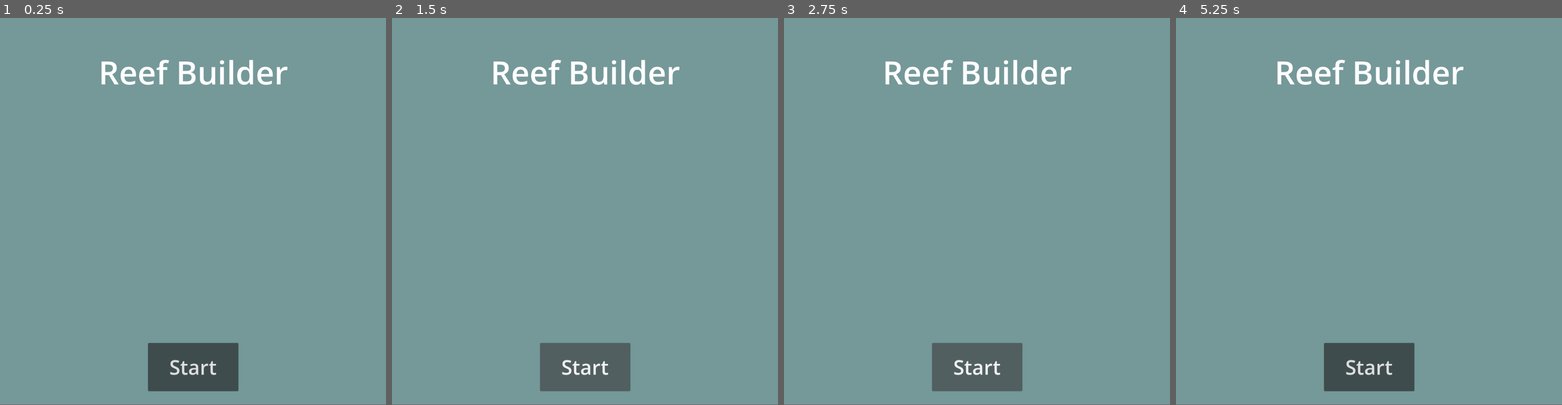
Above: before the commit, frames 1-4 (left to right).
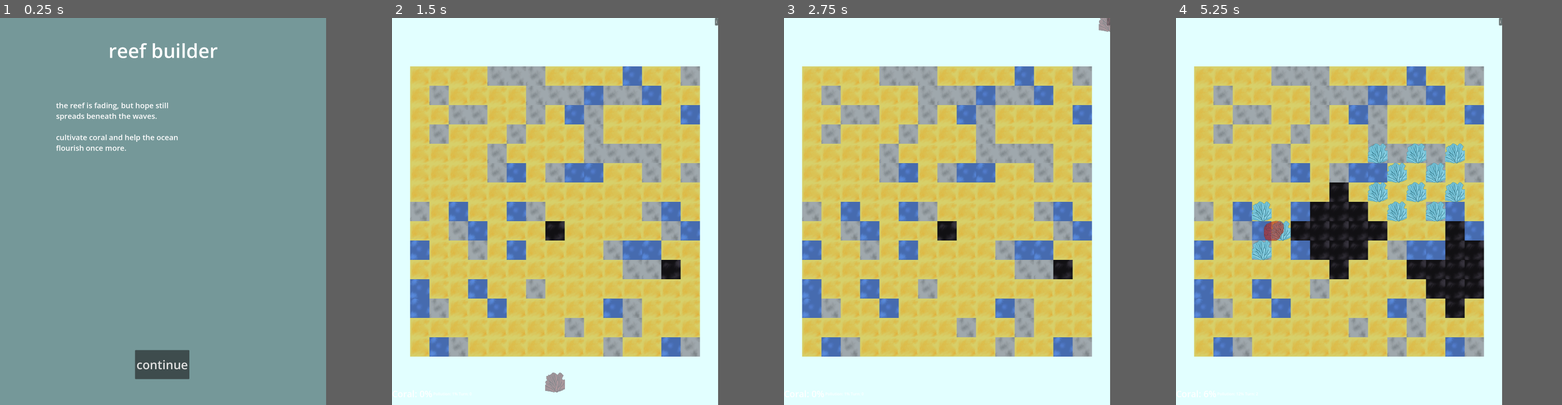
Above: after the commit, the same moments.

Repository: tjhind/reef-builder
Game: Godot game, scene res://scenes/screens/intro_screen.tscn
The game is run twice, just before and just after one commit, with the same random seed, the same clock (stepped at 60 frames per second) and the same inputs.
Inputs (mouse positions are in pixels of both pictures, inside the frame that each line leads up to):
- Up to frame 1 (0.25 s): no input
- Up to frame 2 (1.5 s): click "Start" (after the commit: "continue") at 0.5 s; click "Start" (after the commit: "start") at 1.25 s
- Up to frame 3 (2.75 s): click "Start" (after the commit: "i") at 2 s
- Up to frame 4 (5.25 s): click "Start" (after the commit: "i") at 2.75 s; click "Start" (after the commit: "i") at 3.5 s; tap Enter at 4.25 s; move the mouse to (1453, 192) at 4.27 s; click (1453, 192) at 4.42 s; tap Space at 5 s; move the mouse to (1291, 230) at 5.02 s; click (1291, 230) at 5.17 s
In our replay, the window is 799x799 before the commit and 675x800 after it. These sizes can differ from the game's own. Grey fills any space a smaller window leaves; there, only what the larger window draws over its background counts as a difference.

The runs differ from the first frame. In frame 1, 4.8% of the frame differs, in the area x 14-75%, y 6-97%; in frame 2, 83%; in frame 3, 83%; in frame 4, 83%, in the area x 0-85%, y 0-100%.

Commit message:
basic game loop and screens

Diff:
--- /dev/null
+++ b/game_data.gd
@@ -0,0 +1,4 @@
+extends Node
+
+var last_turns: int = 0
+var last_rating: String = ""
--- a/project.godot
+++ b/project.godot
@@ -15,10 +15,14 @@
 config/features=PackedStringArray("4.6", "Forward Plus")
 config/icon="res://icon.svg"
 
+[autoload]
+
+GameData="*uid://bksqwdyogchbo"
+
 [display]
 
-window/size/viewport_width=960
-window/size/viewport_height=960
+window/size/viewport_width=1350
+window/size/viewport_height=1700
 
 [physics]
 
--- /dev/null
+++ b/scenes/buttons/end_buttons.gd
@@ -0,0 +1,19 @@
+extends HBoxContainer
+
+@export var restart_label: String = "Play Again"
+
+@onready var restart_button: Button = $RestartButton
+@onready var quit_button: Button = $QuitButton
+
+func _ready():
+	restart_button.text = restart_label
+	restart_button.pressed.connect(on_restart)
+	quit_button.pressed.connect(on_quit)
+
+
+func on_restart() -> void:
+	get_tree().change_scene_to_file("res://scenes/screens/game_screen.tscn")
+
+
+func on_quit() -> void:
+		get_tree().change_scene_to_file("res://scenes/screens/intro_screen.tscn")
--- /dev/null
+++ b/scenes/buttons/end_buttons.tscn
@@ -0,0 +1,23 @@
+[gd_scene format=3 uid="uid://dnnc3eir0nu8b"]
+
+[ext_resource type="Script" uid="uid://c272mfb2v0atq" path="res://scenes/buttons/end_buttons.gd" id="1_rrvbl"]
+
+[node name="EndButtons" type="HBoxContainer" unique_id=689516588]
+offset_left = 485.0
+offset_top = 809.0
+offset_right = 596.0
+offset_bottom = 840.0
+size_flags_horizontal = 8
+size_flags_vertical = 8
+script = ExtResource("1_rrvbl")
+
+[node name="RestartButton" type="Button" parent="." unique_id=639348064]
+layout_mode = 2
+text = "Restart"
+
+[node name="QuitButton" type="Button" parent="." unique_id=567341814]
+layout_mode = 2
+text = "Quit"
+
+[connection signal="pressed" from="RestartButton" to="." method="on_restart"]
+[connection signal="pressed" from="QuitButton" to="." method="on_quit"]
--- /dev/null
+++ b/scenes/screens/coral_label.gd
@@ -0,0 +1,11 @@
+extends Label
+
+
+# Called when the node enters the scene tree for the first time.
+func _ready() -> void:
+	pass # Replace with function body.
+
+
+# Called every frame. 'delta' is the elapsed time since the previous frame.
+func _process(delta: float) -> void:
+	pass
--- a/scenes/screens/game_screen.gd
+++ b/scenes/screens/game_screen.gd
@@ -5,33 +5,299 @@
 const DEEP_SEA_SOURCE = 0
 const ROCK_SOURCE = 1
 const SAND_SOURCE = 2
-
 const WIDTH = 15
 const HEIGHT = 15
+
+
+const ORTHOGONAL_DIRS := [Vector2i.UP, Vector2i.DOWN, Vector2i.LEFT, Vector2i.RIGHT]
+const DIAGONAL_DIRS := [Vector2i(-1, -1), Vector2i(1, -1), Vector2i(-1, 1), Vector2i(1, 1)]
+
+enum Coral { BRANCHING, BRAIN, FAN }
+const CORAL_HEALTH := { Coral.BRANCHING: 1, Coral.FAN: 2, Coral.BRAIN: 3 }
+const POLLUTION_RATE := 1
+
+@export var branching_texture: Texture2D
+@export var brain_texture: Texture2D
+@export var fan_texture: Texture2D
+@export var pollution_texture: Texture2D
+
+var coral_textures: Dictionary = {}
+var coral_types := [Coral.BRANCHING, Coral.BRAIN, Coral.FAN]
+var total_growable := 0   # sand + rock tiles, counted once at start
+var turn_count := 0
+@onready var coral_label: Label = $ScorePanel/CoralLabel
+@onready var pollution_label: Label = $ScorePanel/PollutionLabel
+@onready var turn_label: Label = $ScorePanel/TurnLabel
+
+# logical state of the board — the source of truth
+var coral_grid: Dictionary = {}
+var pollution_grid: Dictionary = {}
+
+var current_coral: int
+var cursor_sprite: Sprite2D
 
 func _ready():
 	randomize()
 	generate_terrain()
+	count_growable()
 	fit_board_to_screen()
+	setup_coral()
+	spawn_pollution(2)
+	update_hud()
 
 func generate_terrain():
-	print("generating terrain, tileset is: ", terrain_tilemap.tile_set)
 	for y in range(HEIGHT):
 		for x in range(WIDTH):
 			var roll = randf()
 			var source_id: int
-
 			if roll < 0.70:
 				source_id = SAND_SOURCE
 			elif roll < 0.90:
 				source_id = ROCK_SOURCE
 			else:
 				source_id = DEEP_SEA_SOURCE
-
 			terrain_tilemap.set_cell(Vector2i(x, y), source_id, Vector2i(0, 0))
 
 
-
 func fit_board_to_screen():
-	var s = 80.0 / terrain_tilemap.tile_set.tile_size.x
+	var viewport = get_viewport_rect().size
+	var top_margin = 200
+	var bottom_margin = 200
+	var available_height = viewport.y - top_margin - bottom_margin
+	var board_tiles_px = WIDTH * terrain_tilemap.tile_set.tile_size.x
+
+	var s = min(viewport.x / board_tiles_px, available_height / board_tiles_px)
 	terrain_tilemap.scale = Vector2(s, s)
+
+	var board_px = board_tiles_px * s
+	terrain_tilemap.position = Vector2(
+		(viewport.x - board_px) / 2.0,
+		top_margin + (available_height - board_px) / 2.0
+	)
+
+func setup_coral():
+	coral_textures = {
+		Coral.BRANCHING: branching_texture,
+		Coral.BRAIN: brain_texture,
+		Coral.FAN: fan_texture,
+	}
+	# "ghost" sprite
+	cursor_sprite = Sprite2D.new()
+	cursor_sprite.scale = terrain_tilemap.scale
+	cursor_sprite.z_index = 100
+	add_child(cursor_sprite)
+	Input.mouse_mode = Input.MOUSE_MODE_HIDDEN
+	give_new_coral()
+
+
+func give_new_coral():
+	current_coral = coral_types.pick_random()
+	cursor_sprite.texture = coral_textures[current_coral]
+
+
+func _process(_delta):
+	cursor_sprite.position = get_global_mouse_position()
+	if is_valid_placement(get_hovered_tile()):
+		cursor_sprite.modulate = Color(1, 1, 1, 0.7)
+	else:
+		cursor_sprite.modulate = Color(1, 0.4, 0.4, 0.6)
+
+
+func _input(event):
+	if event is InputEventMouseButton and event.button_index == MOUSE_BUTTON_LEFT and event.pressed:
+		try_place_coral(get_hovered_tile())
+
+
+func get_hovered_tile() -> Vector2i:
+	var local = terrain_tilemap.to_local(get_global_mouse_position())
+	return terrain_tilemap.local_to_map(local)
+
+
+func is_valid_placement(coords: Vector2i) -> bool:
+	if coords.x < 0 or coords.x >= WIDTH or coords.y < 0 or coords.y >= HEIGHT:
+		return false
+	var terrain = terrain_tilemap.get_cell_source_id(coords)
+	if terrain == DEEP_SEA_SOURCE or terrain == -1:
+		return false
+	if coral_grid.has(coords):
+		return false
+	if pollution_grid.has(coords):
+		return false
+	return true
+
+func try_place_coral(coords: Vector2i):
+	if not is_valid_placement(coords):
+		print("Invalid placement at ", coords)
+		return
+	place_coral(coords, current_coral)
+	end_turn()
+
+
+func end_turn():
+	spread_coral()
+	pollution_spread()
+	turn_count += 1
+	update_hud()
+	if check_win_loss():
+		return
+	give_new_coral()
+
+func spread_coral():
+	# Snapshot the coral that exists at the START of the turn.
+	# tiles grown THIS turn must not spread again this turn.
+	var sources = coral_grid.keys()
+	for coords in sources:
+		var type = coral_grid[coords]["type"]
+		var budget = get_spread_budget(coords, type)
+		var dirs = DIAGONAL_DIRS if type == Coral.FAN else ORTHOGONAL_DIRS
+
+		var targets := []
+		for dir in dirs:
+			if is_valid_placement(coords + dir):
+				targets.append(coords + dir)
+
+		targets.shuffle()
+		for i in range(min(budget, targets.size())):
+			place_coral(targets[i], type)
+
+
+func get_spread_budget(coords: Vector2i, type: int) -> int:
+	var budget = 1
+	var terrain = terrain_tilemap.get_cell_source_id(coords)
+	if terrain == SAND_SOURCE:
+		budget += 1
+	elif terrain == ROCK_SOURCE:
+		budget += 2
+	if type == Coral.BRANCHING:
+		budget += 2
+	return budget
+
+func place_coral(coords: Vector2i, type: int):
+	var sprite = Sprite2D.new()
+	sprite.texture = coral_textures[type]
+	sprite.position = terrain_tilemap.map_to_local(coords)
+	terrain_tilemap.add_child(sprite)
+	coral_grid[coords] = { "type": type, "sprite": sprite, "health": CORAL_HEALTH[type] }
+
+
+
+func spawn_pollution(count: int):
+	var placed = 0
+	var attempts = 0
+	while placed < count and attempts < 1000:
+		attempts += 1
+		var c = Vector2i(randi() % WIDTH, randi() % HEIGHT)
+		var terrain = terrain_tilemap.get_cell_source_id(c)
+		if terrain == DEEP_SEA_SOURCE or terrain == -1:
+			continue          # not on deep sea / empty
+		if pollution_grid.has(c):
+			continue          # not on an existing source
+		pollute_tile(c)
+		placed += 1
+
+
+func pollution_spread():
+	for step in range(POLLUTION_RATE):
+		advance_pollution()
+
+
+func advance_pollution():
+	var sources = pollution_grid.keys()
+	for coords in sources:
+		for dir in ORTHOGONAL_DIRS:
+			var n = coords + dir
+			if not can_pollute(n):
+				continue
+			if coral_grid.has(n):
+				damage_coral(n)
+			else:
+				pollute_tile(n)
+
+
+func can_pollute(coords: Vector2i) -> bool:
+	if coords.x < 0 or coords.x >= WIDTH or coords.y < 0 or coords.y >= HEIGHT:
+		return false
+	var terrain = terrain_tilemap.get_cell_source_id(coords)
+	if terrain == DEEP_SEA_SOURCE or terrain == -1:
+		return false
+	if pollution_grid.has(coords):
+		return false   # already polluted
+	return true        # empty OR coral are both valid targets
+
+
+func damage_coral(coords: Vector2i):
+	coral_grid[coords]["health"] -= 1
+	if coral_grid[coords]["health"] <= 0:
+		kill_coral(coords)
+	else:
+		# darken survivors so damage is visible: TODO add new assets for this
+		coral_grid[coords]["sprite"].modulate = Color(0.7, 0.7, 0.7)
+
+
+func kill_coral(coords: Vector2i):
+	coral_grid[coords]["sprite"].queue_free()
+	coral_grid.erase(coords)
+	pollute_tile(coords)   # the dead coral's tile becomes pollution
+
+
+func pollute_tile(coords: Vector2i):
+	var sprite = Sprite2D.new()
+	sprite.texture = pollution_texture
+	sprite.position = terrain_tilemap.map_to_local(coords)
+	terrain_tilemap.add_child(sprite)
+	pollution_grid[coords] = { "sprite": sprite }
+
+
+func count_growable():
+	total_growable = 0
+	for y in range(HEIGHT):
+		for x in range(WIDTH):
+			var t = terrain_tilemap.get_cell_source_id(Vector2i(x, y))
+			if t == SAND_SOURCE or t == ROCK_SOURCE:
+				total_growable += 1
+
+
+func get_coral_coverage() -> float:
+	if total_growable == 0:
+		return 0.0
+	return float(coral_grid.size()) / total_growable
+
+
+func get_pollution_coverage() -> float:
+	if total_growable == 0:
+		return 0.0
+	return float(pollution_grid.size()) / total_growable
+
+
+func check_win_loss() -> bool:
+	if get_coral_coverage() >= 0.70:
+		win()
+		return true
+	if get_pollution_coverage() >= 0.70:
+		lose()
+		return true
+	return false
+
+
+func win():
+	GameData.last_turns = turn_count
+	GameData.last_rating = get_rating()
+	get_tree().change_scene_to_file("res://scenes/screens/win_screen.tscn")
+
+
+func lose():
+	GameData.last_turns = turn_count
+	get_tree().change_scene_to_file("res://scenes/screens/lose_screen.tscn")
+
+func get_rating() -> String:
+	if turn_count <= 15:
+		return "Gold"
+	elif turn_count <= 20:
+		return "Silver"
+	else:
+		return "Bronze"
+
+func update_hud():
+	coral_label.text = "Coral: %d%%" % int(round(get_coral_coverage() * 100))
+	pollution_label.text = "Pollution: %d%%" % int(round(get_pollution_coverage() * 100))
+	turn_label.text = "Turn: %d" % turn_count
--- a/scenes/screens/game_screen.tscn
+++ b/scenes/screens/game_screen.tscn
@@ -2,11 +2,68 @@
 
 [ext_resource type="Script" uid="uid://c1hgdu24bb1x0" path="res://scenes/screens/game_screen.gd" id="1_5wjna"]
 [ext_resource type="TileSet" uid="uid://ijr8fq7u5o2b" path="res://scenes/terrain/terrain_tileset.tres" id="2_beu7v"]
+[ext_resource type="Texture2D" uid="uid://cw871ih2j3qux" path="res://assets/branch-coral-tile.png" id="2_riit4"]
+[ext_resource type="Texture2D" uid="uid://cf8fj76b3fvb2" path="res://assets/brain-coral-tile.png" id="3_wvjml"]
+[ext_resource type="Texture2D" uid="uid://cmblf8sgs20v2" path="res://assets/fan-coral-tile.png" id="4_xi1he"]
+[ext_resource type="Texture2D" uid="uid://bomil51plaour" path="res://assets/pollution.png" id="5_riit4"]
+[ext_resource type="Script" uid="uid://cbo84185u7d15" path="res://scenes/screens/turn_label.gd" id="7_d7q35"]
+[ext_resource type="Script" uid="uid://8q2me3sn4o5e" path="res://scenes/screens/pollution_label.gd" id="8_ac6br"]
+[ext_resource type="Script" uid="uid://d3ctyb2e76tj6" path="res://scenes/screens/coral_label.gd" id="9_5aqvp"]
 
 [node name="GameScreen" type="Control" unique_id=1897142186]
 layout_mode = 3
-anchors_preset = 0
+anchors_preset = 15
+anchor_right = 1.0
+anchor_bottom = 1.0
+grow_horizontal = 2
+grow_vertical = 2
 script = ExtResource("1_5wjna")
+branching_texture = ExtResource("2_riit4")
+brain_texture = ExtResource("3_wvjml")
+fan_texture = ExtResource("4_xi1he")
+pollution_texture = ExtResource("5_riit4")
+
+[node name="ColorRect" type="ColorRect" parent="." unique_id=1853255972]
+layout_mode = 1
+anchors_preset = 15
+anchor_right = 1.0
+anchor_bottom = 1.0
+grow_horizontal = 2
+grow_vertical = 2
+mouse_filter = 2
+color = Color(0.8862745, 1, 1, 1)
 
 [node name="TerrainTileMap" type="TileMapLayer" parent="." unique_id=1976445403]
 tile_set = ExtResource("2_beu7v")
+
+[node name="Button" type="Button" parent="." unique_id=247753711]
+layout_mode = 1
+anchors_preset = 1
+anchor_left = 1.0
+anchor_right = 1.0
+offset_left = -13.0
+offset_bottom = 31.0
+grow_horizontal = 0
+text = "i"
+
+[node name="ScorePanel" type="HBoxContainer" parent="." unique_id=418914215]
+layout_mode = 1
+anchors_preset = 2
+anchor_top = 1.0
+anchor_bottom = 1.0
+offset_top = -93.0
+offset_right = 264.0
+grow_vertical = 0
+
+[node name="CoralLabel" type="Label" parent="ScorePanel" unique_id=1362450456]
+layout_mode = 2
+theme_override_font_sizes/font_size = 37
+script = ExtResource("9_5aqvp")
+
+[node name="PollutionLabel" type="Label" parent="ScorePanel" unique_id=578391336]
+layout_mode = 2
+script = ExtResource("8_ac6br")
+
+[node name="TurnLabel" type="Label" parent="ScorePanel" unique_id=206772757]
+layout_mode = 2
+script = ExtResource("7_d7q35")
--- a/scenes/screens/instructions_screen.tscn
+++ b/scenes/screens/instructions_screen.tscn
@@ -43,7 +43,7 @@
 theme_override_colors/font_hover_pressed_color = Color(1, 1, 1, 1)
 theme_override_font_sizes/font_size = 50
 action_mode = 0
-text = "Start"
+text = "start"
 
 [node name="Label" type="Label" parent="Panel" unique_id=1091593498]
 layout_mode = 1
@@ -52,14 +52,14 @@
 anchor_top = 0.5
 anchor_right = 0.5
 anchor_bottom = 0.5
-offset_left = -235.5
-offset_top = -55.0
-offset_right = 235.5
-offset_bottom = 55.0
+offset_left = -245.0
+offset_top = -415.0
+offset_right = 226.0
+offset_bottom = -305.0
 grow_horizontal = 2
 grow_vertical = 2
 theme_override_font_sizes/font_size = 80
-text = "Coral Types"
+text = "information"
 horizontal_alignment = 1
 
 [connection signal="pressed" from="Panel/Button" to="." method="_on_button_pressed"]
--- a/scenes/screens/intro_screen.gd
+++ b/scenes/screens/intro_screen.gd
@@ -1,4 +1,4 @@
 extends Control
 
 func _on_button_pressed() -> void:
-	get_tree().change_scene_to_file("res://scenes/screens/insructions_screen.tscn")
+	get_tree().change_scene_to_file("res://scenes/screens/instructions_screen.tscn")
--- a/scenes/screens/intro_screen.tscn
+++ b/scenes/screens/intro_screen.tscn
@@ -30,10 +30,10 @@
 anchor_top = 1.0
 anchor_right = 0.5
 anchor_bottom = 1.0
-offset_left = -112.5
-offset_top = -153.0
-offset_right = 112.5
-offset_bottom = -33.0
+offset_left = -116.0
+offset_top = -227.0
+offset_right = 109.0
+offset_bottom = -107.0
 grow_horizontal = 2
 grow_vertical = 0
 theme_override_colors/font_color = Color(0.875, 0.875, 0.875, 1)
@@ -43,7 +43,7 @@
 theme_override_colors/font_hover_pressed_color = Color(1, 1, 1, 1)
 theme_override_font_sizes/font_size = 50
 action_mode = 0
-text = "Start"
+text = "continue"
 
 [node name="Label" type="Label" parent="Panel" unique_id=110137244]
 layout_mode = 1
@@ -56,7 +56,20 @@
 offset_bottom = 189.0
 grow_horizontal = 2
 theme_override_font_sizes/font_size = 80
-text = "Reef Builder"
+text = "reef builder"
 horizontal_alignment = 1
 
+[node name="RichTextLabel" type="RichTextLabel" parent="Panel" unique_id=1404054884]
+layout_mode = 0
+offset_left = 232.0
+offset_top = 295.0
+offset_right = 801.0
+offset_bottom = 742.0
+theme_override_font_sizes/normal_font_size = 31
+text = "
+the reef is fading, but hope still spreads beneath the waves.
+
+cultivate coral and help the ocean flourish once more.
+"
+
 [connection signal="pressed" from="Panel/Button" to="." method="_on_button_pressed"]
--- /dev/null
+++ b/scenes/screens/lose_screen.gd
@@ -0,0 +1,4 @@
+extends Control
+
+func _ready():
+	$ScoreLabel.text = "Completed in %d turns\nRating: %s" % [GameData.last_turns, GameData.last_rating]
--- a/scenes/screens/lose_screen.tscn
+++ b/scenes/screens/lose_screen.tscn
@@ -1,3 +1,24 @@
 [gd_scene format=3 uid="uid://bman62d6sfhsm"]
 
-[node name="LoseScreen" type="Node2D" unique_id=384093977]
+[ext_resource type="Script" uid="uid://c20ssgy7kbv2x" path="res://scenes/screens/lose_screen.gd" id="1_h8ujx"]
+[ext_resource type="PackedScene" uid="uid://dnnc3eir0nu8b" path="res://scenes/buttons/end_buttons.tscn" id="2_te7av"]
+
+[sub_resource type="StyleBoxFlat" id="StyleBoxFlat_te7av"]
+bg_color = Color(0.6, 0.23137255, 0.6, 1)
+
+[node name="LoseScreen" type="Control" unique_id=152622058]
+layout_mode = 3
+anchors_preset = 0
+script = ExtResource("1_h8ujx")
+
+[node name="Panel" type="Panel" parent="." unique_id=175583962]
+layout_mode = 1
+theme_override_styles/panel = SubResource("StyleBoxFlat_te7av")
+
+[node name="ScoreLabel" type="Label" parent="." unique_id=210447006]
+layout_mode = 0
+offset_right = 40.0
+offset_bottom = 23.0
+
+[node name="EndButtons" parent="." unique_id=30431467 instance=ExtResource("2_te7av")]
+layout_mode = 0
--- /dev/null
+++ b/scenes/screens/pollution_label.gd
@@ -0,0 +1,11 @@
+extends Label
+
+
+# Called when the node enters the scene tree for the first time.
+func _ready() -> void:
+	pass # Replace with function body.
+
+
+# Called every frame. 'delta' is the elapsed time since the previous frame.
+func _process(delta: float) -> void:
+	pass
--- /dev/null
+++ b/scenes/screens/turn_label.gd
@@ -0,0 +1,11 @@
+extends Label
+
+
+# Called when the node enters the scene tree for the first time.
+func _ready() -> void:
+	pass # Replace with function body.
+
+
+# Called every frame. 'delta' is the elapsed time since the previous frame.
+func _process(delta: float) -> void:
+	pass
--- /dev/null
+++ b/scenes/screens/win_screen.gd
@@ -0,0 +1,4 @@
+extends Control
+
+func _ready():
+	$ScoreLabel.text = "Completed in %d turns\nRating: %s" % [GameData.last_turns, GameData.last_rating]
--- a/scenes/screens/win_screen.tscn
+++ b/scenes/screens/win_screen.tscn
@@ -1,3 +1,28 @@
 [gd_scene format=3 uid="uid://7jpyods11ako"]
 
-[node name="WinScreen" type="Node2D" unique_id=1856640055]
+[ext_resource type="Script" uid="uid://6b7fd1xwbq5j" path="res://scenes/screens/win_screen.gd" id="1_xjpxm"]
+[ext_resource type="PackedScene" uid="uid://dnnc3eir0nu8b" path="res://scenes/buttons/end_buttons.tscn" id="2_04akm"]
+
+[node name="WinScreen" type="Control" unique_id=1588902026]
+layout_mode = 3
+anchors_preset = 0
+script = ExtResource("1_xjpxm")
+
+[node name="ScoreLabel" type="Label" parent="." unique_id=1086207338]
+layout_mode = 0
+offset_right = 948.0
+offset_bottom = 948.0
+
+[node name="EndButtons" parent="ScoreLabel" unique_id=30431467 instance=ExtResource("2_04akm")]
+layout_mode = 1
+anchors_preset = 8
+anchor_left = 0.5
+anchor_top = 0.5
+anchor_right = 0.5
+anchor_bottom = 0.5
+offset_left = -124.5
+offset_top = -39.5
+offset_right = 124.5
+offset_bottom = 39.5
+grow_horizontal = 2
+grow_vertical = 2
Binary file changed: assets/brain-coral-tile.png
Binary file changed: assets/branch-coral-tile.png
Binary file changed: assets/fan-coral-tile.png
Not shown, added: game_data.gd.uid
Not shown, added: scenes/buttons/end_buttons.gd.uid
Not shown, added: scenes/screens/coral_label.gd.uid
Not shown, added: scenes/screens/lose_screen.gd.uid
Not shown, added: scenes/screens/pollution_label.gd.uid
Not shown, added: scenes/screens/turn_label.gd.uid
Not shown, added: scenes/screens/win_screen.gd.uid
